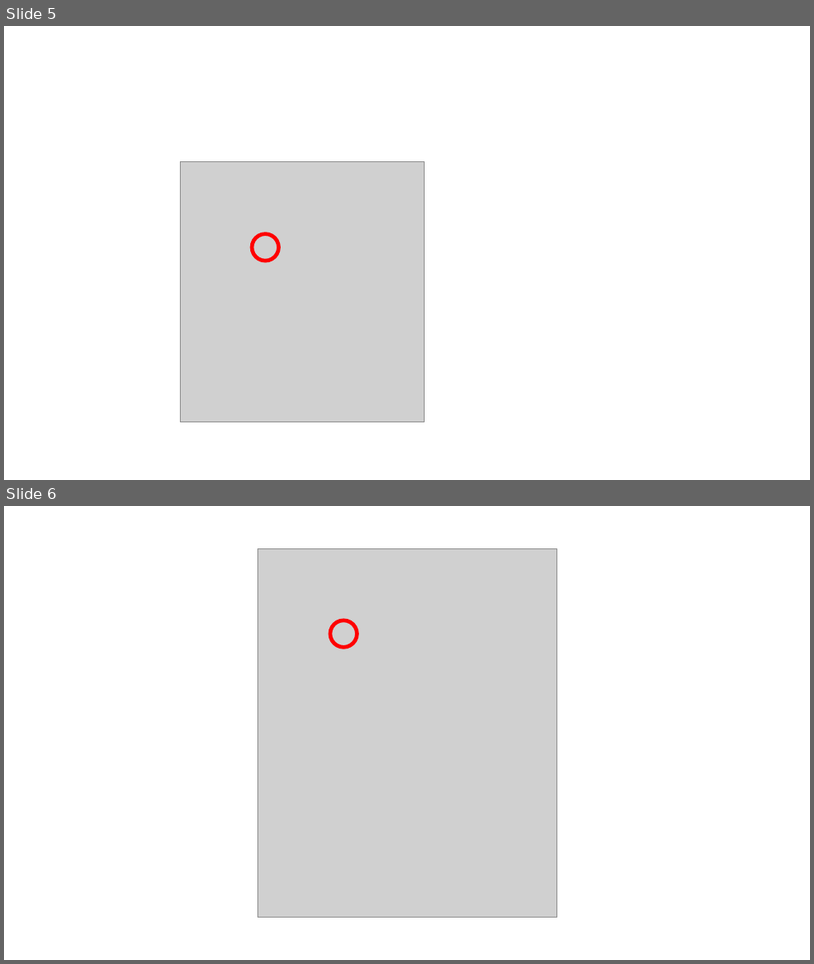
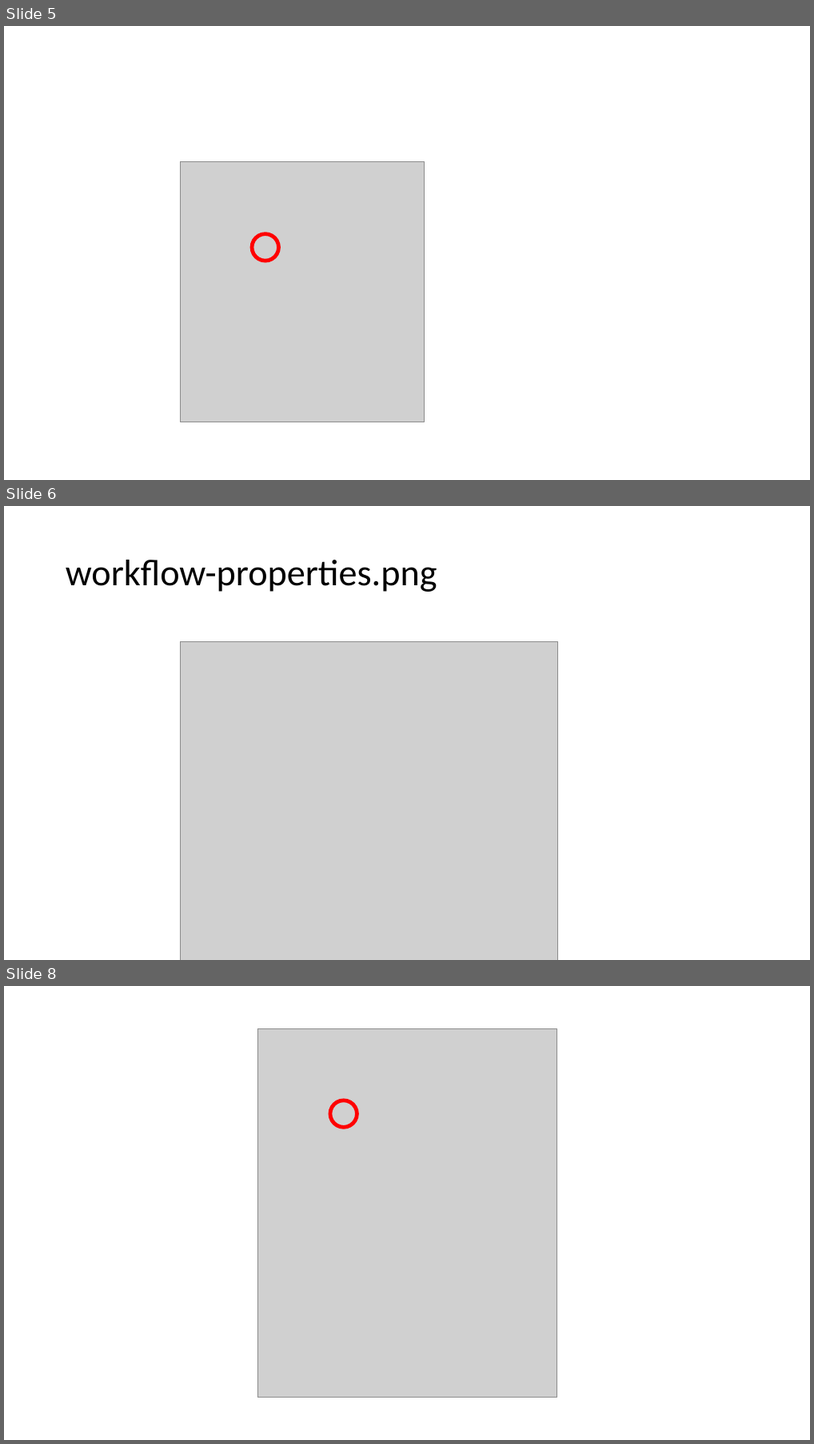
Before and after one commit to casefabric/guide, a slide deck: custom-picture-sources/various pictures.pptx. Shown one above the other, each under a label of ours: slides 5 and 6 before the commit, slides 5, 6 and 8 after it; the slides between them are not shown. The pictures are 814x964 and 814x1444 pixels, drawn with LibreOffice and Linux fonts; fonts in the diff are those of the drawing; grey boxes stand for pictures. Boxes give left, top, right and bottom in pixels: in the first picture for what was removed or moved away, otherwise in the second. Text is boxed around its words. In the diff, an @@ line names an element or a change of style, - is before the commit and + after.

```diff
--- a/custom-picture-sources/various pictures.pptx
+++ b/custom-picture-sources/various pictures.pptx
@@ slide 6 added at (4,506,810,960), background #FFFFFF @@
@@ title added at (66,560,438,592), 44 pt, text #000000 @@
+workflow-properties.png
@@ picture added at (180,641,425,902) @@
@@ picture added at (180,641,558,960) @@
@@ what was slide 6 is now slide 8 @@
```
Also in this commit, not shown: 9 other slides added, 2 slides removed, 7 other files.
